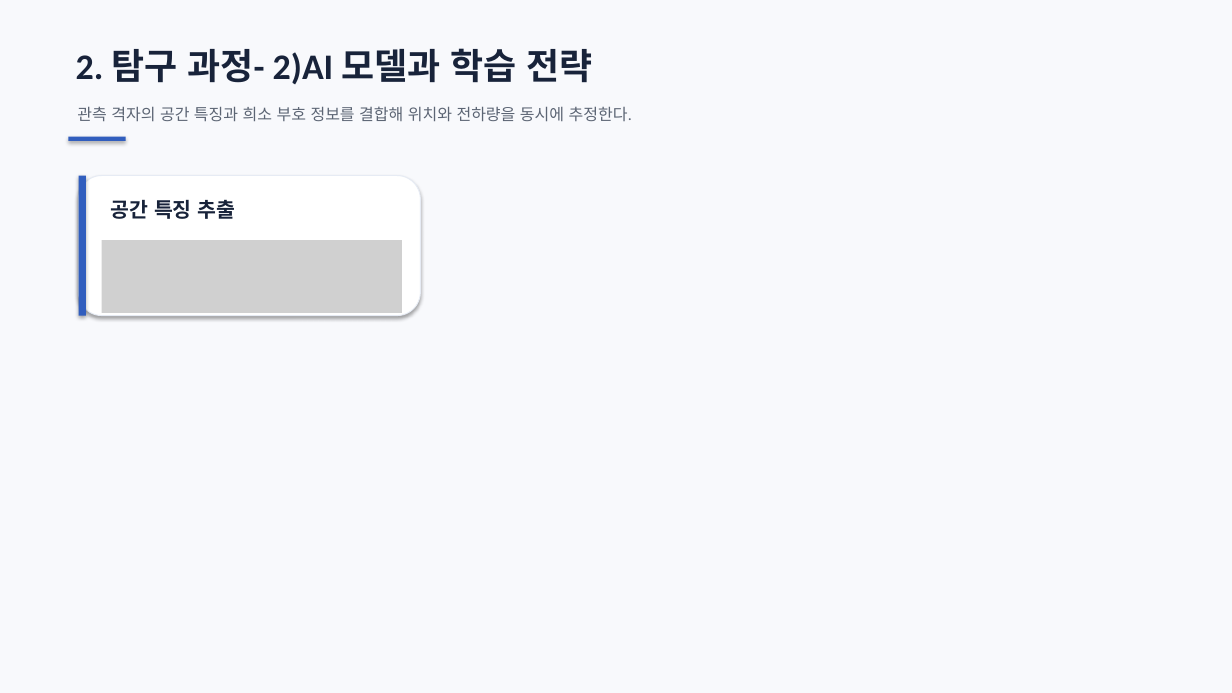
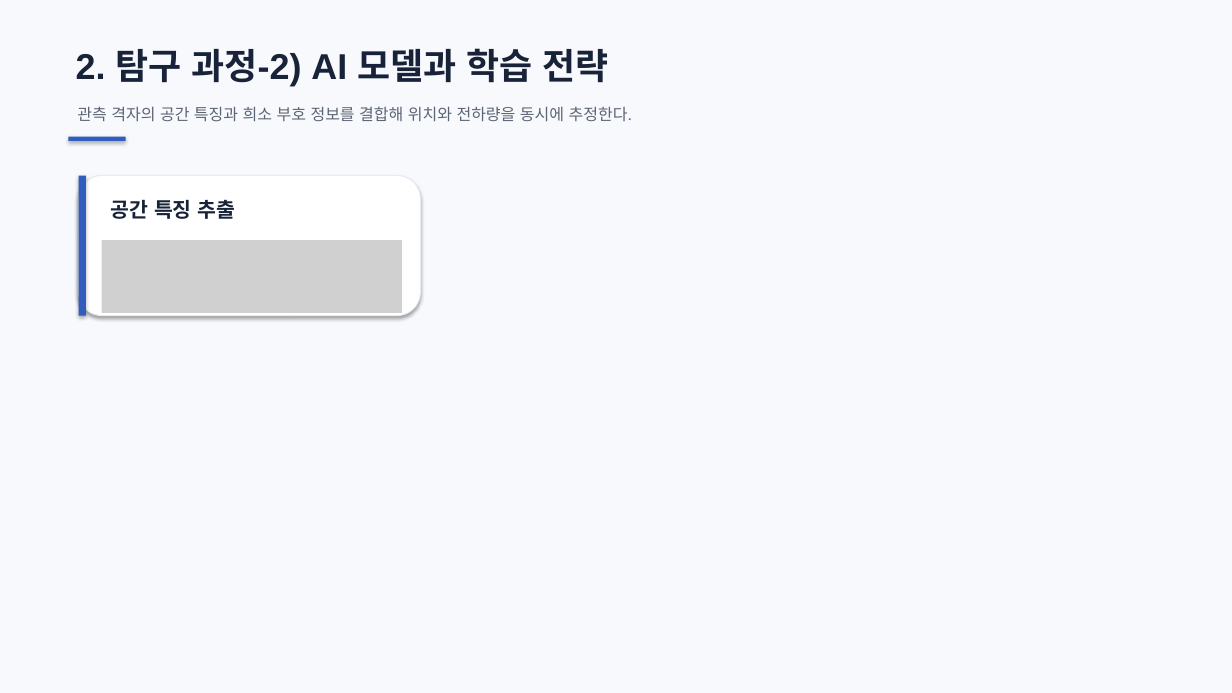
Before and after one commit to ohyunu525/KK-AI, a slide deck: slide 22 of Documents/보고서 파일.pptx. Drawn at 1232x693 pixels with LibreOffice and Linux fonts; fonts in the diff are those of the drawing; grey boxes stand for pictures. Boxes give left, top, right and bottom in pixels: in the first picture for what was removed or moved away, otherwise in the second. Text is boxed around its words. In the diff, an @@ line names an element or a change of style, - is before the commit and + after.

```diff
--- a/Documents/보고서 파일.pptx
+++ b/Documents/보고서 파일.pptx
@@ text at box(76, 48, 608, 87): text changed; font Calibri to Arial @@
-2. 탐구 과정- 2)AI 모델과 학습 전략
+2. 탐구 과정-2) AI 모델과 학습 전략
```
Also in this commit, not shown: 4 other slides changed, 11 slides added, 2 slides removed, 3 other files.
